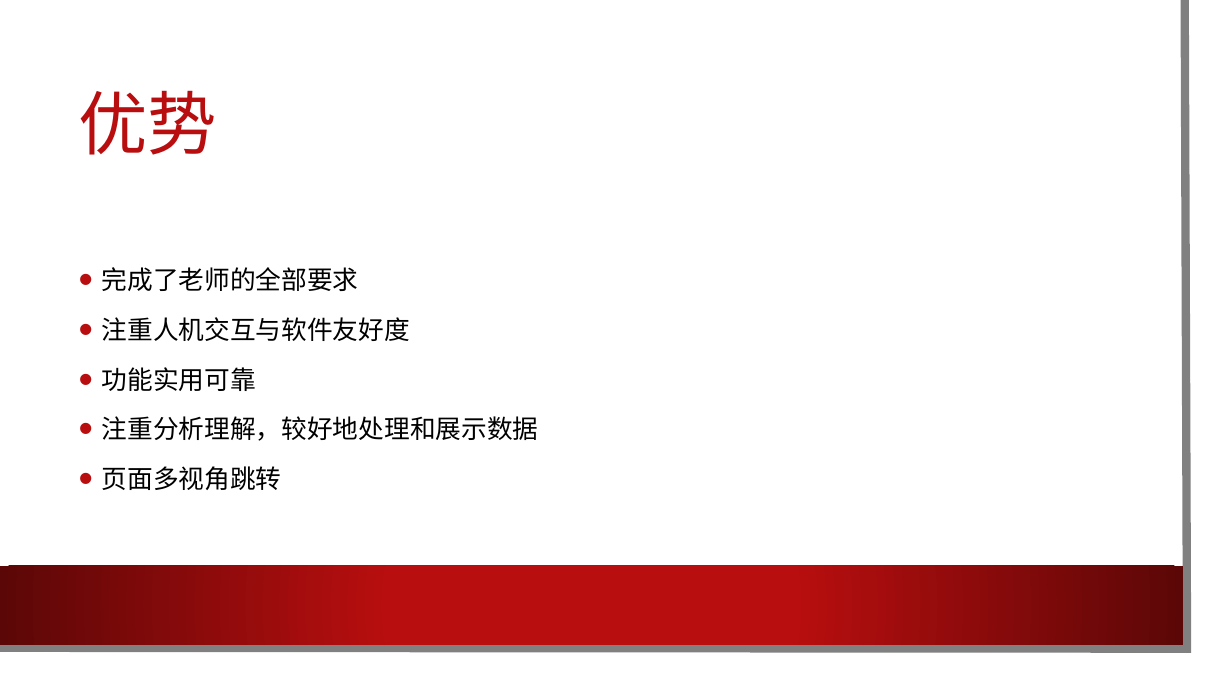
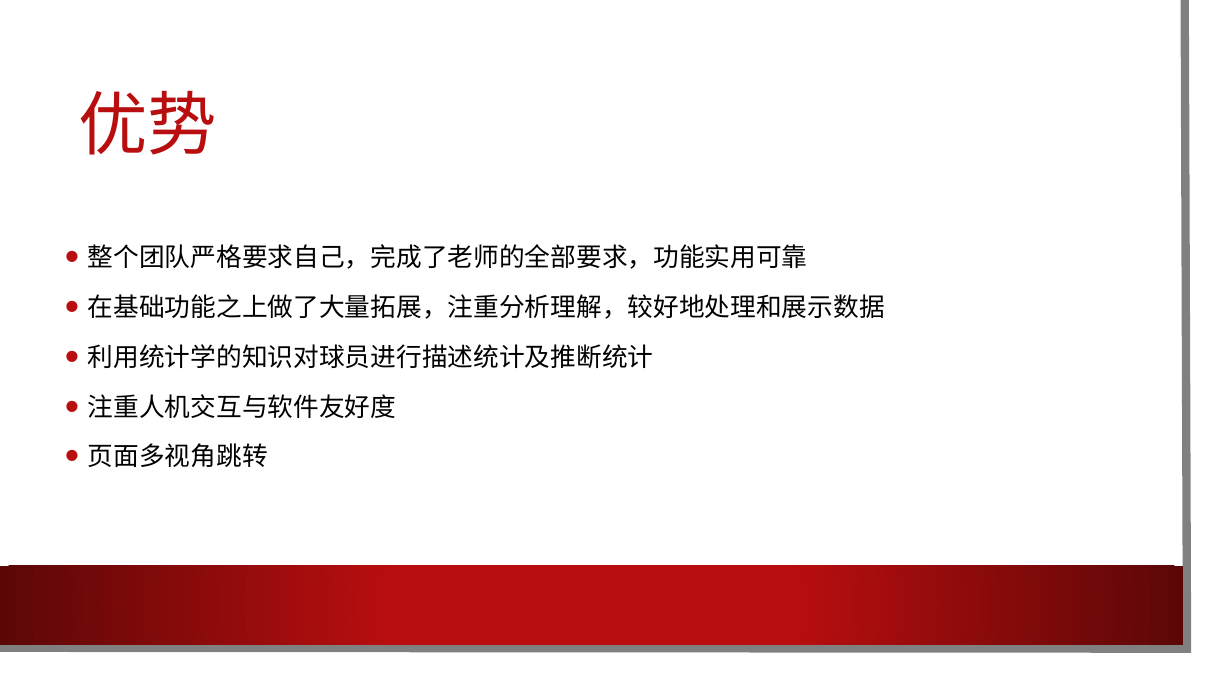
Before and after one commit to cylong1016/Nbalabala, a slide deck: slide 15 of 文档/软工.pptx (slide 7 before the commit). Drawn at 1232x693 pixels with LibreOffice and Linux fonts; fonts in the diff are those of the drawing; background and template pictures are left out. Boxes give left, top, right and bottom in pixels: in the first picture for what was removed or moved away, otherwise in the second. Text is boxed around its words. In the diff, an @@ line names an element or a change of style, - is before the commit and + after.

```diff
--- a/文档/软工.pptx
+++ b/文档/软工.pptx
@@ text "整个团队严格要求自己，完成了老师的全部要求，功能实用可靠": place and size @@
-text "整个团队严格要求自己，完成了老师的全部要求，功能实用可靠" at [102, 267, 539, 490]
+text "整个团队严格要求自己，完成了老师的全部要求，功能实用可靠" at [88, 244, 885, 467]
@@ text at [88, 244, 885, 368]: text changed @@
-• 完成了老师的全部要求
+• 整个团队严格要求自己，完成了老师的全部要求，功能实用可靠
+• 在基础功能之上做了大量拓展，注重分析理解，较好地处理和展示数据
+• 利用统计学的知识对球员进行描述统计及推断统计
@@ text at [102, 367, 539, 441]: paragraphs removed @@
-• 功能实用可靠
-• 注重分析理解，较好地处理和展示数据
```
Also in this commit, not shown: 3 other slides changed, 10 slides added, 1 slide removed.
